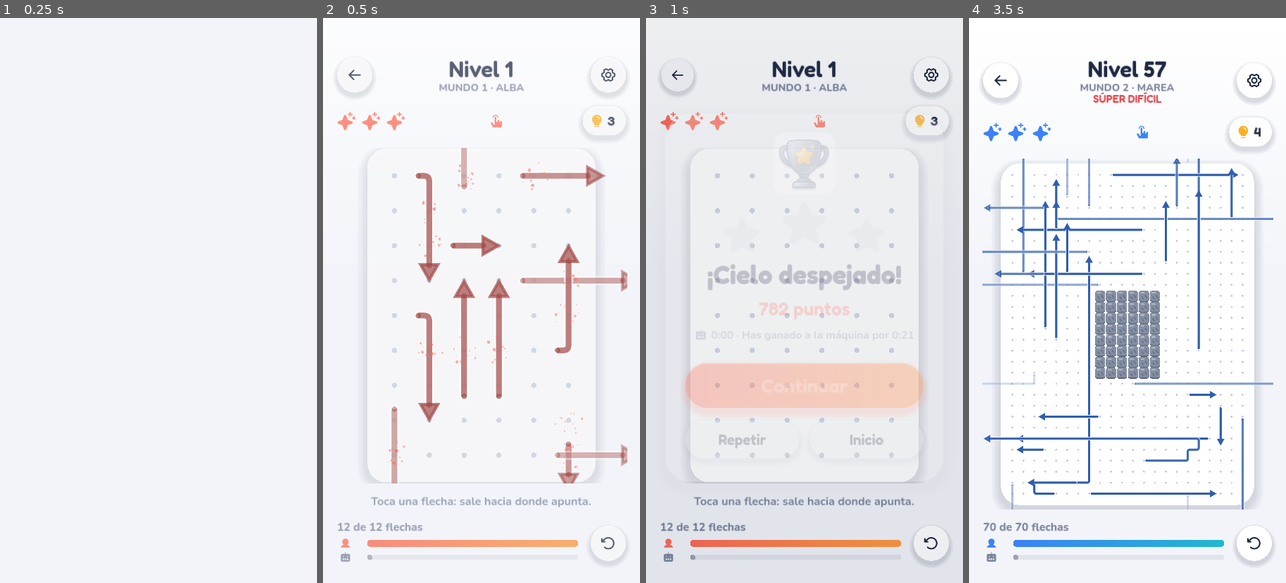
Above: before the commit, frames 1-4 (left to right).
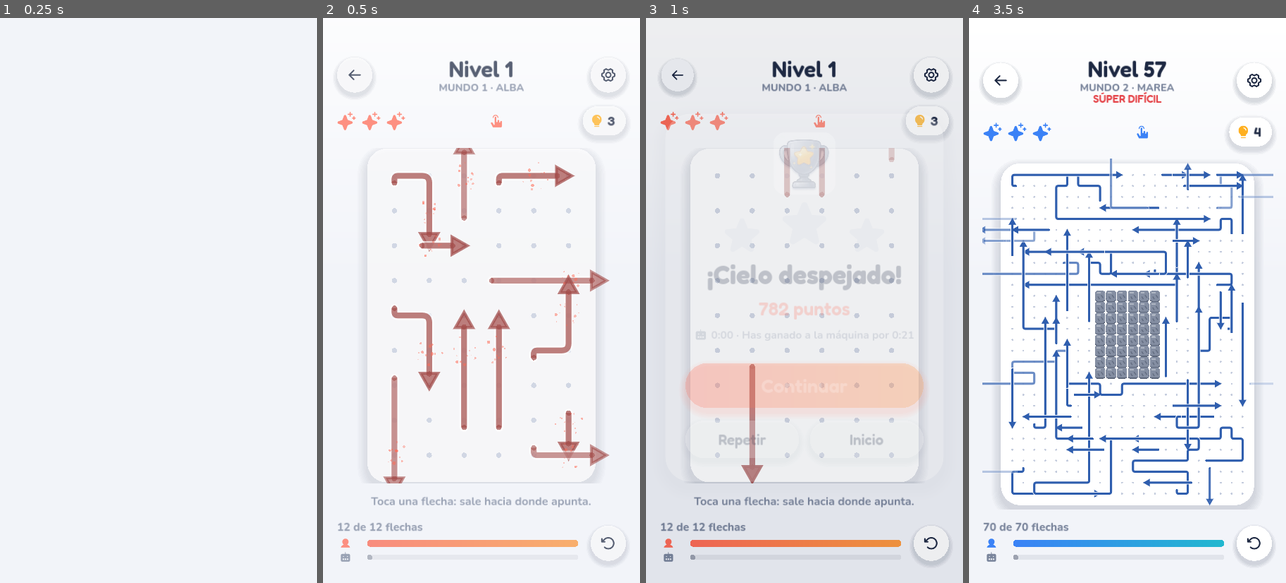
Above: after the commit, the same moments.

Repository: catlinux/cavila-puzzles
Game: Godot game, scene res://tests/smoke.tscn
The game is run twice, just before and just after one commit, with the same random seed, the same clock (stepped at 60 frames per second) and the same inputs. This scene is started directly instead of the project's main scene.
Inputs (mouse positions are in pixels of both pictures, inside the frame that each line leads up to):
- Up to frame 1 (0.25 s): no input
- Up to frame 2 (0.5 s): no input
- Up to frame 3 (1 s): drag from (677, 74) to (836, 176) at 0.52 s
- Up to frame 4 (3.5 s): drag from (1000, 74) to (1111, 413) at 1.27 s; move the mouse to (1254, 74) at 2.02 s; click (1254, 74) at 2.17 s; drag from (1000, 80) to (1032, 215) at 2.77 s

Frame 1 is identical in both runs. In frame 2, 4.2% of the frame differs, in the area x 18-96%, y 23-83%; in frame 3, 0.8%; in frame 4, 7.7%, in the area x 4-96%, y 24-87%.

Commit message:
Las flechas solo salen por el borde exterior (los huecos se cruzan); contorno sin baldosas ni rayas; salida más lenta; niveles 1-1000 horneados de nuevo
Co-Authored-By: Claude Sonnet 5.5 <noreply@anthropic.com>
Claude-Session: https://claude.ai/code/session_01FVa8n3BzFGqaSXZBjbF8DL

Diff:
--- a/game/arrows.gd
+++ b/game/arrows.gd
@@ -44,28 +44,14 @@
 	return occ
 
 
-## Máscara de huecos (1 = hueco), cacheada en el propio puzle.
-static func _hole_mask(p: Dictionary) -> PackedByteArray:
-	if not p.has("_hm"):
-		var m := PackedByteArray()
-		m.resize(p.w * p.h)
-		for c in p.get("holes", []):
-			m[c.y * p.w + c.x] = 1
-		p["_hm"] = m
-	return p["_hm"]
-
-
-## Casillas por las que pasa la cabeza al salir. Termina en el borde del tablero o en el
-## primer hueco: un hueco está FUERA del tablero, así que la flecha que llega a él ya ha
-## salido y no puede volver a entrar ni chocar con nada que haya más allá.
+## Casillas por las que pasa la cabeza al salir, hasta el borde exterior de la cuadrícula.
+## Los huecos son solo forma del tablero: se cruzan como espacio vacío, y lo que haya al otro
+## lado (flechas, rocas) sigue bloqueando. Solo se sale por el borde exterior.
 static func exit_path(p: Dictionary, i: int) -> Array:
 	var a: Dictionary = p.arrows[i]
-	var hm := _hole_mask(p)
 	var out := []
 	var c: Vector2i = head(a) + a.dir
 	while inside(p, c):
-		if hm[c.y * p.w + c.x] == 1:
-			break
 		out.append(c)
 		c += a.dir
 	return out
@@ -293,8 +279,6 @@
 				var blocked := false
 				while c.x >= 0 and c.y >= 0 and c.x < w and c.y < h:
 					var o: int = st.occ[c.y * w + c.x]
-					if o == HOLE:
-						break  # fuera del tablero: ya ha salido
 					if o == ROCK:
 						blocked = true
 						break
@@ -332,8 +316,6 @@
 	var c: Vector2i = hd + d
 	while c.x >= 0 and c.y >= 0 and c.x < w and c.y < h:
 		var o: int = st.occ[c.y * w + c.x]
-		if o == HOLE:
-			break
 		if o == ROCK:
 			return false
 		c += d
@@ -360,8 +342,6 @@
 	var out := []
 	var c := hd + d
 	while c.x >= 0 and c.y >= 0 and c.x < w and c.y < st.h:
-		if st.occ[c.y * w + c.x] == HOLE:
-			break
 		out.append(c.y * w + c.x)
 		c += d
 	return out
@@ -446,8 +426,6 @@
 	var ray := {}
 	var c := hd + d
 	while c.x >= 0 and c.y >= 0 and c.x < w and c.y < h:
-		if st.occ[c.y * w + c.x] == HOLE:
-			break
 		ray[c] = true
 		c += d
 	var b := hd - d
@@ -595,10 +573,6 @@
 		blocked[c.y * w + c.x] = 1
 	var rock := PackedByteArray()
 	rock.resize(w * h)
-	var hole := PackedByteArray()
-	hole.resize(w * h)
-	for c in p.holes:
-		hole[c.y * w + c.x] = 1
 	for c in p.rocks:
 		blocked[c.y * w + c.x] = 1
 		rock[c.y * w + c.x] = 1
@@ -634,8 +608,6 @@
 				var deps := {}
 				while c.x >= 0 and c.y >= 0 and c.x < w and c.y < h:
 					var k := c.y * w + c.x
-					if hole[k] == 1:
-						break  # fuera del tablero: ya ha salido
 					if occ[k] != -1 or rock[k] == 1:
 						ok = false
 						break
@@ -666,8 +638,6 @@
 						var ok := true
 						while c.x >= 0 and c.y >= 0 and c.x < w and c.y < h:
 							var kk := c.y * w + c.x
-							if hole[kk] == 1:
-								break
 							if occ[kk] != -1 or rock[kk] == 1:
 								ok = false
 								break
--- a/tests/smoke.gd
+++ b/tests/smoke.gd
@@ -208,8 +208,8 @@
 	vt.queue_free()
 	await _frames(1)
 
-	# Salir por un hueco = salir del tablero: la flecha sale (sin perder luz) aunque más allá
-	# del hueco haya otras flechas, y desaparece enseguida.
+	# Los huecos se cruzan: una flecha cuya línea atraviesa un hueco y tiene otra flecha más allá
+	# está bloqueada (choca y pierde una luz); solo se sale por el borde exterior.
 	var found_lv := -1
 	var found_i := -1
 	var Levels = load("res://game/levels.gd")
@@ -229,7 +229,7 @@
 			while Arrows.inside(pz, cc) and found_i == -1:
 				if hs.has(cc):
 					crossed = true
-				elif crossed and oc[cc.y * pz.w + cc.x] >= 0 and Arrows.can_exit(pz, i, oc):
+				elif crossed and oc[cc.y * pz.w + cc.x] >= 0 and not Arrows.can_exit(pz, i, oc):
 					found_lv = lv
 					found_i = i
 				cc += ar.dir
@@ -237,14 +237,11 @@
 				break
 		if found_i != -1:
 			break
-	check(found_i != -1, "hay un nivel con una flecha que sale por un hueco con algo más allá")
+	check(found_i != -1, "hay un nivel con una flecha bloqueada por otra al otro lado de un hueco")
 	if found_i != -1:
 		var vh = await _play("level", found_lv)
 		var lives0: int = Game.lives
-		check(vh.tap_arrow(found_i) == "exit" and Game.lives == lives0, "la flecha que sale por un hueco sale sin chocar")
-		check(vh._exit_hole[found_i], "su animación es de salida por hueco")
-		await get_tree().create_timer(0.7).timeout
-		check(vh._gone.has(found_i), "desaparece enseguida tras salir del tablero")
+		check(vh.tap_arrow(found_i) == "bump" and Game.lives == lives0 - 1, "la flecha choca con lo que hay tras el hueco")
 		vh.queue_free()
 		await _frames(1)
 
--- a/tests/test_arrows.gd
+++ b/tests/test_arrows.gd
@@ -85,31 +85,31 @@
 		check(all_ok, "la solución se puede jugar paso a paso " + tag)
 	print("    generador: %d niveles en %d ms (peor %d ms)" % [samples.size(), Time.get_ticks_msec() - t0, worst])
 
-	# Salir por un hueco = salir del tablero: no se puede reentrar ni chocar más allá.
+	# Los huecos son solo forma: se cruzan como espacio vacío y lo que haya al otro lado bloquea.
 	# Columna 0 de 3x5: A apunta hacia arriba desde abajo; (0,2) es un hueco; más arriba, en
-	# (0,0)-(1,0), hay otra flecha B. Antes A chocaba con B tras "reentrar"; ahora A ya ha salido.
+	# (0,0)-(1,0), hay otra flecha B. A cruza el hueco y choca con B: solo se sale por el borde exterior.
 	var reent := {"w": 3, "h": 5, "rocks": [], "holes": [Vector2i(0, 2)], "arrows": [
 		_arrow([Vector2i(0, 4), Vector2i(0, 3)]),
 		_arrow([Vector2i(0, 0), Vector2i(1, 0)])]}
-	check(Arrows.validate(reent).ok, "tablero de reentrada válido")
-	check(Arrows.exit_path(reent, 0).is_empty(), "la salida termina en el hueco")
+	check(Arrows.validate(reent).ok, "tablero con hueco válido")
+	check(Arrows.exit_path(reent, 0).size() == 3, "la salida cruza el hueco hasta el borde (3 casillas)")
 	var reent_occ := Arrows.occupancy(reent)
-	check(Arrows.blocker(reent, 0, reent_occ).by == -1, "A sale: lo que hay más allá del hueco no cuenta")
-	check(Arrows.solve(reent).free0 == 2, "las dos flechas pueden salir desde el principio")
-	# Un obstáculo más allá del hueco tampoco bloquea.
+	check(Arrows.blocker(reent, 0, reent_occ).by == 1, "A choca con B aunque haya un hueco en medio")
+	check(Arrows.solve(reent).free0 == 1, "solo B puede salir al principio")
+	check(Arrows.solve(reent).solvable, "y el tablero se resuelve quitando B y luego A")
+	# Una roca más allá del hueco también bloquea.
 	var reent_rock := reent.duplicate(true)
-	reent_rock.erase("_hm")
 	reent_rock.rocks = [Vector2i(0, 1)]
 	reent_rock.arrows.pop_back()
-	check(Arrows.validate(reent_rock).ok and Arrows.blocker(reent_rock, 0, Arrows.occupancy(reent_rock)).by == -1, "una roca más allá del hueco no bloquea")
-	# Sin hueco, la misma flecha SÍ choca con la que tiene delante (comportamiento normal).
-	var no_hole := reent.duplicate(true)
-	no_hole.erase("_hm")
-	no_hole.holes = []
-	check(Arrows.blocker(no_hole, 0, Arrows.occupancy(no_hole)).by == 1, "sin hueco, la flecha choca con la de delante")
-	# Propiedad sobre niveles reales con huecos: la salida es exactamente el tramo hasta el hueco.
+	check(Arrows.blocker(reent_rock, 0, Arrows.occupancy(reent_rock)).by == Arrows.ROCK, "una roca más allá del hueco bloquea")
+	# Sin nada más allá, la flecha sale por el borde.
+	var clear_p := reent.duplicate(true)
+	clear_p.arrows.pop_back()
+	check(Arrows.blocker(clear_p, 0, Arrows.occupancy(clear_p)).by == -1, "sin nada más allá, A sale por el borde")
+	# Propiedad sobre niveles reales con huecos: toda salida llega hasta el borde exterior
+	# y solo la bloquea lo que haya en su línea.
 	var wh_levels := 0
-	var wh_cases := 0
+	var wh_cross := 0
 	var wh_bad := 0
 	for lv in range(20, 260, 3):
 		var par3 := Levels.params_for(lv)
@@ -128,15 +128,10 @@
 			var raw := []
 			var cc: Vector2i = Arrows.head(a3) + a3.dir
 			var crossed := false
-			var behind := false
 			while Arrows.inside(g3, cc):
+				raw.append(cc)
 				if holes3.has(cc):
 					crossed = true
-				elif crossed:
-					if occ3[cc.y * g3.w + cc.x] != -1:
-						behind = true
-				else:
-					raw.append(cc)
 				cc += a3.dir
 			if Arrows.exit_path(g3, i) != raw:
 				wh_bad += 1
@@ -146,11 +141,11 @@
 					free_expected = false
 			if Arrows.can_exit(g3, i, occ3) != free_expected:
 				wh_bad += 1
-			if behind:
-				wh_cases += 1
+			if crossed:
+				wh_cross += 1
 		check(Arrows.solve(g3).solvable and Arrows.validate(g3).ok, "nivel %d con huecos: válido y resoluble" % lv)
 	check(wh_levels >= 20, "se han revisado niveles con huecos (%d)" % wh_levels)
-	check(wh_bad == 0, "la salida respeta los huecos en todos los niveles (%d fallos, %d casos con algo más allá)" % [wh_bad, wh_cases])
+	check(wh_bad == 0, "la salida llega siempre al borde exterior (%d fallos, %d salidas cruzan huecos)" % [wh_bad, wh_cross])
 
 	# Formas y obstáculos.
 	var rock_p := {"w": 5, "h": 3, "rocks": [Vector2i(4, 1)], "holes": [Vector2i(0, 0)], "arrows": [_arrow([Vector2i(1, 1), Vector2i(2, 1)])]}
--- a/tests/test_baked.gd
+++ b/tests/test_baked.gd
@@ -7,7 +7,7 @@
 
 ## Huella de niveles NO horneados. Si cambia, los jugadores verían otros tableros en esos
 ## niveles: o es un cambio involuntario del generador, o hay que hornear más niveles antes.
-const FINGERPRINTS := {1001: 2763836086, 1500: 1688884167, 3000: 638731422}
+const FINGERPRINTS := {1001: 2763836086, 1010: 3900240948, 1501: 2310019856, 1500: 1688884167, 3000: 638731422}
 
 
 func _init() -> void:
--- a/ui/play.gd
+++ b/ui/play.gd
@@ -26,8 +26,6 @@
 var _tracks: Array = []  # recorrido de cada flecha en coordenadas de casilla
 var _boxes: Array = []   # rectángulo que ocupa cada flecha (para descartar rápido al tocar)
 var _exit_len: Array = []
-var _exit_enclosed: Array = []  # true si tras el hueco de salida vuelve a haber tablero
-var _exit_hole: Array = []  # true si la salida termina en un hueco (no en el borde del tablero)
 var _particles: Array = []
 var _hint_until := 0.0
 var _shake := 0.0
@@ -54,7 +52,6 @@
 var _last_mid := Vector2.ZERO
 var _fit_btn: Control
 var _holes := {}
-var _corridor := {}  # huecos por los que salen las flechas: se pintan como tablero
 var _fx: Control  # capa de piezas en movimiento, destellos y partículas
 var _dyn_key := ""
 var piece_style := "arrows"
@@ -220,8 +217,6 @@
 	_occ = Arrows.occupancy(puzzle)
 	_tracks.clear()
 	_exit_len.clear()
-	_exit_hole.clear()
-	_exit_enclosed.clear()
 	_boxes.clear()
 	for i in puzzle.arrows.size():
 		var a: Dictionary = puzzle.arrows[i]
@@ -238,21 +233,11 @@
 			tr_pts.append(hd + Vector2(a.dir) * k)
 		_tracks.append(tr_pts)
 		_exit_len.append(r)
-		# La salida termina en un hueco si la casilla siguiente a su último tramo sigue dentro de la
-		# cuadrícula (si no, ha llegado al borde del tablero).
-		_exit_hole.append(Arrows.inside(puzzle, Arrows.head(a) + a.dir * (r + 1)))
-		var q: Vector2i = Arrows.head(a) + a.dir * (r + 1)
-		while Arrows.inside(puzzle, q) and _holes.has(q):
-			q += a.dir
-		_exit_enclosed.append(_exit_hole[_exit_hole.size() - 1] and Arrows.inside(puzzle, q))
-
-
-## Cuánto se tarda en desvanecerse una flecha que sale (en casillas de recorrido). Al salir por
-## un hueco desaparece enseguida: ya está fuera del tablero y no debe sobrevolar el resto.
+
+
+## Cuánto se tarda en desvanecerse una flecha que sale (en casillas de recorrido).
 func _fade_len(i: int) -> float:
-	if _exit_enclosed[i]:
-		return 1.5  # sale por un hueco y detrás hay más tablero: no debe sobrevolarlo
-	return 3.0 if _exit_hole[i] else float(puzzle.arrows[i].cells.size() + 1)
+	return float(puzzle.arrows[i].cells.size() + 1)
 
 
 func _update_moves() -> void:
@@ -277,7 +262,7 @@
 	if bl.by == -1:
 		removed[i] = true
 		_occ = Arrows.occupancy(puzzle, removed)
-		_anims[i] = {"kind": "exit", "t": 0.0, "v": 7.0, "end": float(_exit_len[i]) + _fade_len(i)}
+		_anims[i] = {"kind": "exit", "t": 0.0, "v": EXIT_V0, "end": float(_exit_len[i]) + _fade_len(i)}
 		_combo = _combo + 1 if _clock - _last_exit < 1.2 else 1
 		if _combo >= 3:
 			_combo_points += 5 * (_combo - 2)
@@ -377,7 +362,7 @@
 	for i in _anims.keys():
 		var an: Dictionary = _anims[i]
 		if an.kind == "exit":
-			an.v += 75.0 * delta
+			an.v = minf(an.v + EXIT_ACC * delta, EXIT_VMAX)
 			an.t += an.v * delta
 			if an.t >= an.end:
 				_anims.erase(i)
@@ -526,6 +511,11 @@
 
 ## Radio del dedo (px de pantalla de diseño) y margen para preferir una flecha libre.
 const DOT_COL := Color8(196, 204, 221)  # puntos del fondo, más marcados que Style.DOT
+# Salida de una flecha (casillas/s): arranca despacio, acelera con suavidad y no pasa de un tope.
+const EXIT_V0 := 4.0
+const EXIT_ACC := 26.0
+const EXIT_VMAX := 16.0
+const SHADOW_FLAT := Color8(234, 237, 245)  # sombra del tablero opaca: al solaparse no deja rayas
 const FINGER_PX := 46.0
 const FAIR_PX := 22.0
 
@@ -776,17 +766,6 @@
 		Style.soft_shadow(board, card, 44.0, Style.SHADOW, 22.0, Vector2(0, 12))
 		Style.fill_round(board, card, 44.0, Style.CARD)
 		return
-	if _corridor.is_empty():
-		# Huecos por los que salen las flechas (los que recorre su cabeza al desvanecerse).
-		for i in puzzle.arrows.size():
-			if _exit_hole[i]:
-				var hd: Vector2i = Arrows.head(puzzle.arrows[i]) + puzzle.arrows[i].dir * (_exit_len[i] + 1)
-				for k in 3:
-					var cc: Vector2i = hd + puzzle.arrows[i].dir * k
-					if not _holes.has(cc):
-						break
-					_corridor[cc] = true
-		_corridor[Vector2i(-1, -1)] = true  # marca de "ya calculado"
 	# Casillas solapadas con esquinas poco redondeadas: el borde queda escalonado y limpio.
 	# Margen amplio y esquinas grandes: los entrantes se suavizan y las flechas del borde
 	# quedan claramente dentro del tablero.
@@ -799,18 +778,9 @@
 					continue
 				var r := Rect2(_origin + Vector2(x, y) * _cell, Vector2(_cell, _cell)).grow(g)
 				if pass_i == 0:
-					Style.fill_round(board, Rect2(r.position + Vector2(0, 10), r.size).grow(6), rad, Color(Style.SHADOW, 0.035), 4)
+					Style.fill_round(board, Rect2(r.position + Vector2(0, 10), r.size).grow(6), rad, SHADOW_FLAT, 4)
 				else:
 					Style.fill_round(board, r, rad, Style.CARD, 4)
-	# Canales de salida: el hueco por el que sale una flecha es EXTERIOR al tablero. Se pinta
-	# del color del fondo, de una casilla de ancho y centrado en la línea de la flecha: así se ve
-	# dónde sale y que lo que haya más allá ya no cuenta.
-	for c in _corridor:
-		if c.x < 0:
-			continue
-		var cr := Rect2(_origin + Vector2(c) * _cell, Vector2(_cell, _cell))
-		Style.fill_round(board, cr, _cell * 0.3, Color(Style.BG, 1.0), 4)
-		Style.fill_round(board, Rect2(cr.position, Vector2(cr.size.x, _cell * 0.1)), _cell * 0.05, Color(Style.SHADOW, 0.05), 3)
 
 
 ## Obstáculo: bloque de piedra oscuro con relieve, claramente infranqueable.
Binary file changed: game/levels_baked.bin
Not shown, changed: docs/ESTADO.md
